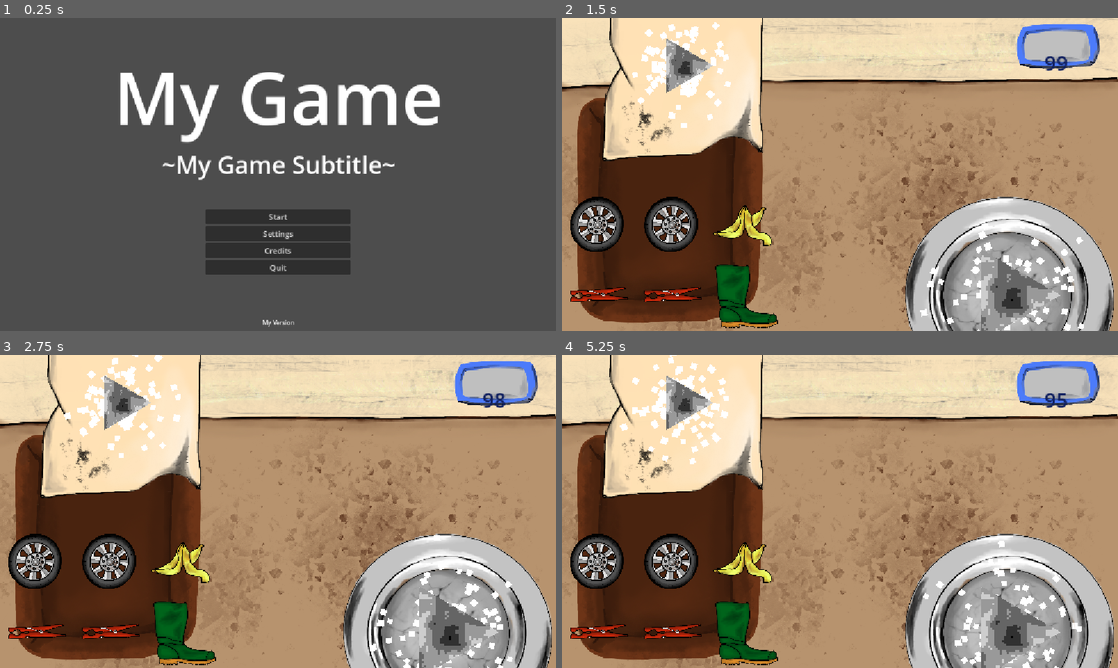
Above: before the commit, frames 1-4 (two rows, left to right).
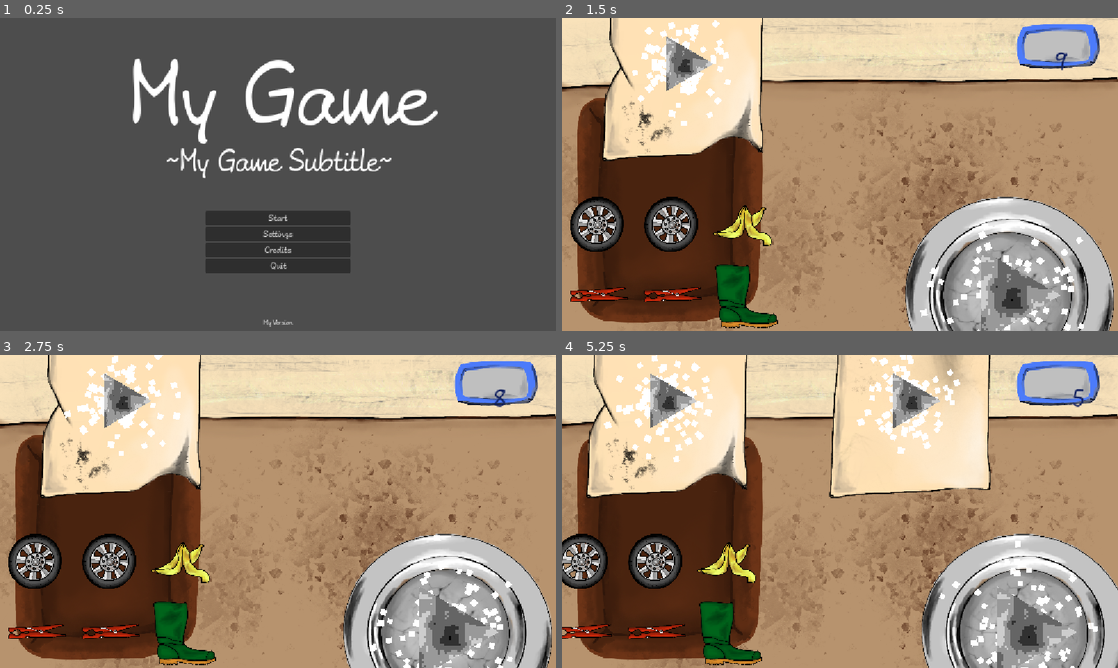
Above: after the commit, the same moments.

Repository: KIT-GameJam/Firework-Craft
Game: Godot game, scene res://gamemanager/gamemanager.tscn
The game is run twice, just before and just after one commit, with the same random seed, the same clock (stepped at 60 frames per second) and the same inputs.
Inputs (mouse positions are in pixels of both pictures, inside the frame that each line leads up to):
- Up to frame 1 (0.25 s): no input
- Up to frame 2 (1.5 s): click "Start" at 0.5 s; tap Enter at 1.25 s; move the mouse to (684, 61) at 1.27 s; hold D (move_right) from 1.28 s (still down); click (684, 61) at 1.42 s
- Up to frame 3 (2.75 s): move the mouse to (38, 558) at 2.02 s; release D (move_right) at 2.03 s; hold S (move_down) from 2.03 s (still down); click (38, 558) at 2.17 s
- Up to frame 4 (5.25 s): move the mouse to (673, 558) at 2.77 s; release S (move_down) at 2.78 s; hold D (move_right) 2.78-3.53 s; click (673, 558) at 2.92 s; move the mouse to (745, 558) at 3.52 s; hold W (move_up) 3.53-4.28 s; click (745, 558) at 3.67 s; move the mouse to (600, 633) at 4.27 s; hold A (move_left) from 4.28 s (still down); click (600, 633) at 4.42 s; move the mouse to (673, 633) at 5.02 s; click (673, 633) at 5.17 s

The runs differ from the first frame. In frame 1, 6.8% of the frame differs, in the area x 21-80%, y 12-99%; in frame 2, 1.0%; in frame 3, 1.0%; in frame 4, 31%, in the area x 0-100%, y 0-100%.

Commit message:
fix theme

Diff:
--- a/entities/Ingredients/abstractIngredient.tscn
+++ b/entities/Ingredients/abstractIngredient.tscn
@@ -1,6 +1,6 @@
 [gd_scene load_steps=2 format=3 uid="uid://d5ph0vlkp1tu"]
 
-[ext_resource type="Script" uid="uid://dng7n4had58ry" path="res://entities/Ingredients/abstractIngredient.gd" id="1_8uneu"]
+[ext_resource type="Script" uid="uid://dng7n4had58ry" path="res://entities/ingredients/abstractIngredient.gd" id="1_8uneu"]
 
 [node name="AbstractResourceObject" type="TextureRect"]
 custom_minimum_size = Vector2(150, 150)
--- a/levels/main_level.tscn
+++ b/levels/main_level.tscn
@@ -1,9 +1,9 @@
 [gd_scene load_steps=12 format=3 uid="uid://cyfvcuxi210mg"]
 
 [ext_resource type="Script" uid="uid://23td8m5q5kxt" path="res://levels/main_level.gd" id="1_ilwad"]
-[ext_resource type="Theme" uid="uid://hheneshfv1b2" path="res://ui/themes/your_theme.tres" id="1_yb8kn"]
+[ext_resource type="Theme" uid="uid://qg4bhkrt61rw" path="res://ui/themes/your_theme.tres" id="1_yb8kn"]
 [ext_resource type="Texture2D" uid="uid://dql4xoxu7o26a" path="res://textures/counter.png" id="2_yb8kn"]
-[ext_resource type="PackedScene" uid="uid://bhnbko3x404ly" path="res://entities/Ingredients/banana_ingredient.tscn" id="3_wg11f"]
+[ext_resource type="PackedScene" uid="uid://bhnbko3x404ly" path="res://entities/ingredients/banana_ingredient.tscn" id="3_wg11f"]
 [ext_resource type="PackedScene" uid="uid://c03f4e3i006pp" path="res://entities/flask/flask.tscn" id="4_55n5f"]
 [ext_resource type="PackedScene" uid="uid://c3b0ii5sxk6bg" path="res://entities/ingredients/boot_ingredient.tscn" id="4_ggk2x"]
 [ext_resource type="PackedScene" uid="uid://dfgy1oledarig" path="res://entities/ingredients/clip_ingredient.tscn" id="5_5br84"]
@@ -27,7 +27,6 @@
 size_flags_vertical = 3
 theme = ExtResource("1_yb8kn")
 script = ExtResource("1_ilwad")
-daylength = 100.0
 ingredient_scenes = Array[PackedScene]([ExtResource("3_wg11f"), ExtResource("4_ggk2x"), ExtResource("5_5br84"), ExtResource("7_arlwx"), ExtResource("8_t6wdf")])
 
 [node name="TextureRect" type="TextureRect" parent="."]
--- a/ui/themes/your_theme.tres
+++ b/ui/themes/your_theme.tres
@@ -51,4 +51,3 @@
 ProgressBar/styles/background = SubResource("StyleBoxTexture_ge066")
 ProgressBar/styles/fill = SubResource("StyleBoxFlat_c2y3n")
 RevertButton/icons/icon = ExtResource("1_r1020")
-TooltipLabel/fonts/font = SubResource("SystemFont_ge066")
Not shown: 1 places in ui/themes/your_theme.tres that only renumber resources
